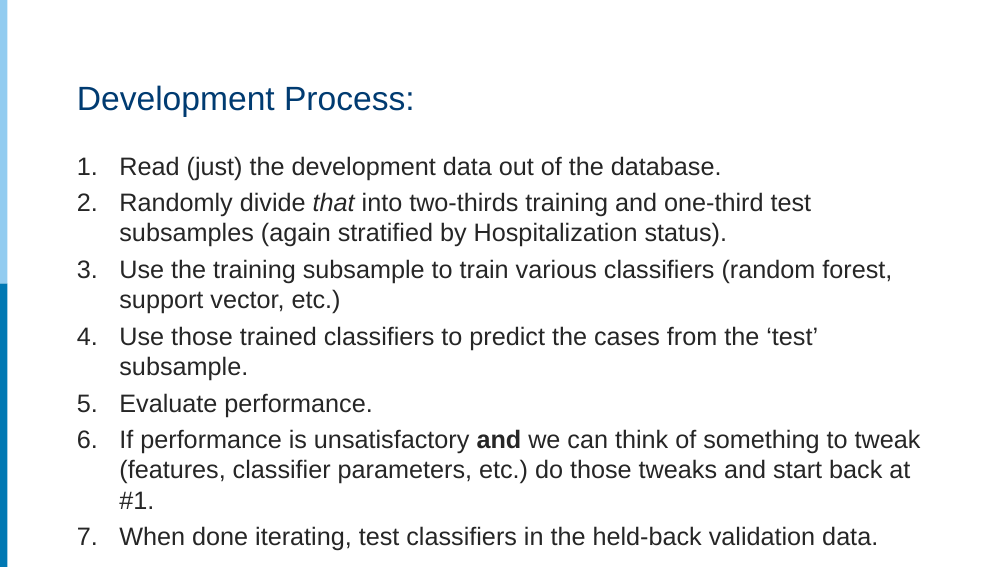
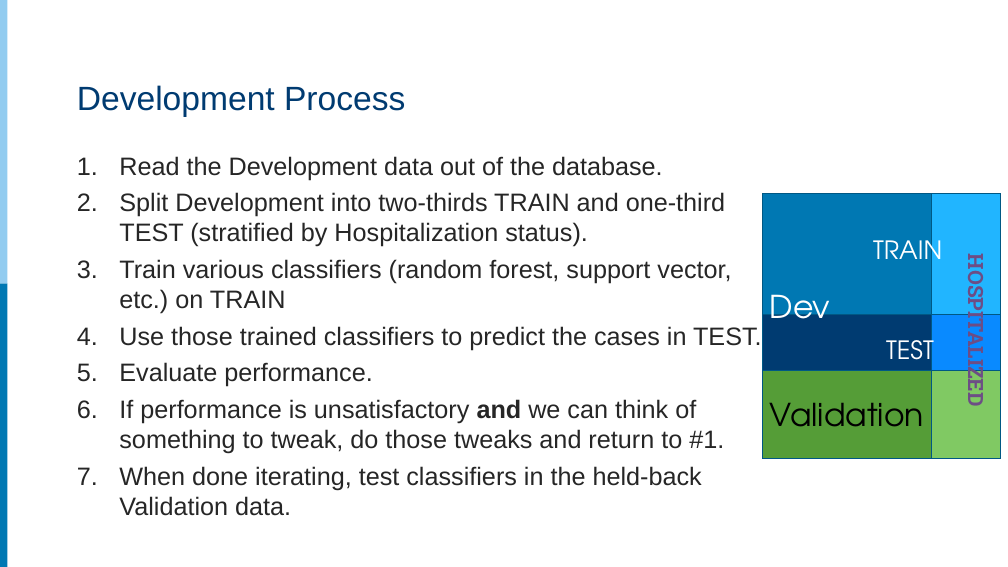
Before and after one commit to rpardee/hcsrn_2019, a slide deck: slide 10 of analytics_for_hmos.pptx. Drawn at 1008x567 pixels with LibreOffice and Linux fonts; fonts in the diff are those of the drawing. Boxes give left, top, right and bottom in pixels: in the first picture for what was removed or moved away, otherwise in the second. Text is boxed around its words. In the diff, an @@ line names an element or a change of style, - is before the commit and + after.

```diff
--- a/analytics_for_hmos.pptx
+++ b/analytics_for_hmos.pptx
@@ title at [77,85,405,117]: text changed @@
-Development Process:
+Development Process
@@ text at [119,156,762,350]: text changed @@
-1. Read (just) the development data out of the database.
-2. Randomly divide that into two-thirds training and one-third test subsamples (again stratified by Hospitalization status).
-3. Use the training subsample to train various classifiers (random forest, support vector, etc.)
-4. Use those trained classifiers to predict the cases from the ‘test’ subsample.
+1. Read the Development data out of the database.
+2. Split Development into two-thirds TRAIN and one-third TEST (stratified by Hospitalization status).
+3. Train various classifiers (random forest, support vector, etc.) on TRAIN
+4. Use those trained classifiers to predict the cases in TEST.
@@ group added at [762,194,1001,458]: 6 rectangles, 5 texts @@
+Validation
+TRAIN
+TEST
+HOSPITALIZED
+Dev
@@ text at [119,399,724,516]: text changed @@
-6. If performance is unsatisfactory and we can think of something to tweak (features, classifier parameters, etc.) do those tweaks and start back at #1.
-7. When done iterating, test classifiers in the held-back validation data.
+6. If performance is unsatisfactory and we can think of something to tweak, do those tweaks and return to #1.
+7. When done iterating, test classifiers in the held-back Validation data.
```
Also in this commit, not shown: 6 other slides changed, 1 other file.
